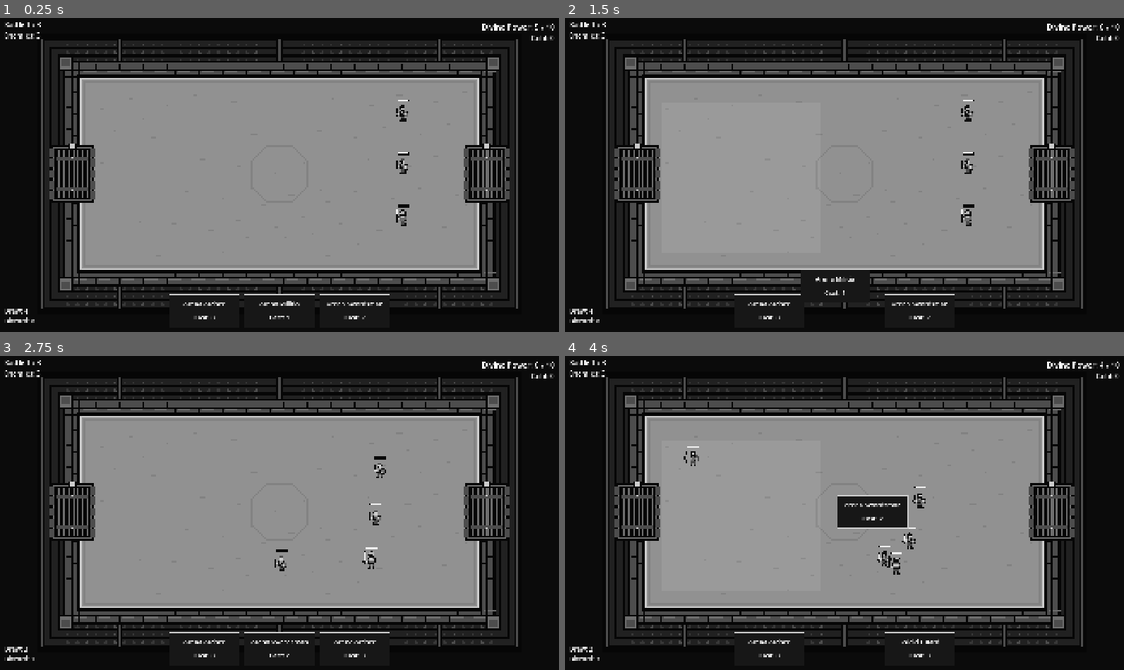
Above: before the commit, frames 1-4 (two rows, left to right).
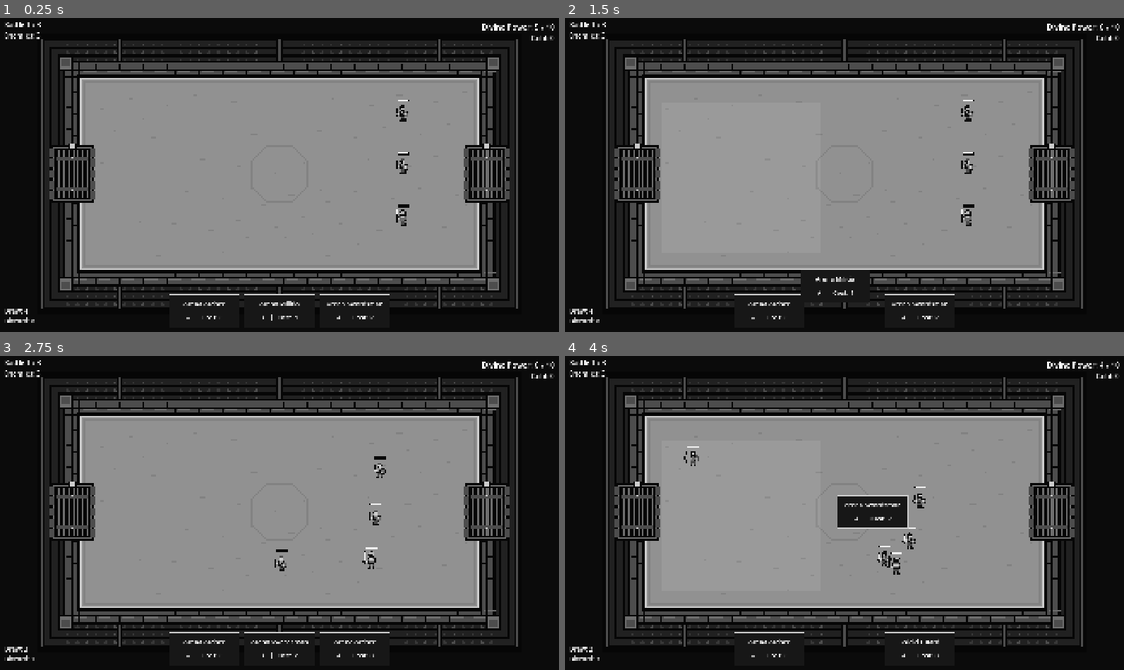
Above: after the commit, the same moments.

Repository: JoshuaLi-hua/divine-coliseum
Game: Godot game, scene res://scenes/main/main.tscn
Two runs of this game, one before a commit and one after it. Both use one fixed random seed, a clock stepped at 60 frames per second and the inputs below.
Inputs (mouse positions are in pixels of both pictures, inside the frame that each line leads up to):
- Up to frame 1 (0.25 s): no input
- Up to frame 2 (1.5 s): tap Enter at 0.5 s; drag from (771, 310) to (900, 102) at 0.52 s; drag from (844, 310) to (816, 237) at 1.27 s
- Up to frame 3 (2.75 s): move the mouse to (279, 648) at 2.02 s; click (279, 648) at 2.17 s
- Up to frame 4 (4 s): drag from (917, 648) to (676, 462) at 2.77 s; drag from (844, 648) to (872, 513) at 3.52 s

The runs differ from the first frame. In frame 1, 0.1% of the frame differs, in the area x 33-67%, y 94-97%; in frame 2, 0.1%, in the area x 33-67%, y 86-96%; in frame 3, 0.1%; in frame 4, 0.1%.

Commit message:
Divine Coliseum - Step 17 Card Upgrade System

Diff:
--- a/scenes/arena/summon_region.gd
+++ b/scenes/arena/summon_region.gd
@@ -6,7 +6,7 @@
 	draw_rect(SUMMON_RECT, Color(1, 1, 1, 0.08))
 	draw_rect(SUMMON_RECT, Color(0.94, 0.94, 0.94, 0.8), false, 2.0)
 
-func try_summon(unit_scene: PackedScene, viewport_position: Vector2, cost: int) -> Unit:
+func try_summon(unit_scene: PackedScene, viewport_position: Vector2, cost: int, card_data: CardData = null, upgrade_level: int = 1) -> Unit:
 	var world_position: Vector2 = get_canvas_transform().affine_inverse() * viewport_position
 	if not SUMMON_RECT.has_point(to_local(world_position)) or unit_scene == null:
 		return null
@@ -20,6 +20,8 @@
 		instance.free()
 		return null
 	summoned.team = Unit.Team.PLAYER
+	if card_data != null:
+		card_data.apply_summon_stats(summoned, upgrade_level)
 	summoned.position = get_parent().to_local(world_position)
 	get_parent().add_child(summoned)
 	return summoned
--- a/scenes/cards/arena_archer.tres
+++ b/scenes/cards/arena_archer.tres
@@ -6,3 +6,5 @@
 display_name = "Arena Archer"
 divine_power_cost = 3
 unit_scene = ExtResource("2")
+health_by_level = Array[int]([55, 70, 90])
+damage_by_level = Array[int]([12, 15, 18])
--- a/scenes/cards/arena_militia.tres
+++ b/scenes/cards/arena_militia.tres
@@ -6,3 +6,5 @@
 display_name = "Arena Militia"
 divine_power_cost = 1
 unit_scene = ExtResource("2")
+health_by_level = Array[int]([50, 65, 80])
+damage_by_level = Array[int]([8, 10, 12])
--- a/scenes/cards/arena_swordsman.tres
+++ b/scenes/cards/arena_swordsman.tres
@@ -6,3 +6,5 @@
 display_name = "Arena Swordsman"
 divine_power_cost = 2
 unit_scene = ExtResource("2")
+health_by_level = Array[int]([90, 115, 145])
+damage_by_level = Array[int]([14, 17, 21])
--- a/scenes/cards/card.gd
+++ b/scenes/cards/card.gd
@@ -4,6 +4,7 @@
 signal dragging_changed(active: bool)
 signal dropped(card: SummonCard, viewport_position: Vector2)
 @export var data: CardData
+var upgrade_level: int = 1
 var card_id: int = -1
 var consumed: bool = false
 var interaction_locked: bool = false
@@ -13,7 +14,7 @@
 
 func _ready() -> void:
 	$Name.text = data.display_name
-	$Cost.text = "Cost: %d" % data.divine_power_cost
+	$Cost.text = "★".repeat(upgrade_level) + "  |  Cost: %d" % data.divine_power_cost
 
 func _gui_input(event: InputEvent) -> void:
 	if event is InputEventMouseButton and event.button_index == MOUSE_BUTTON_LEFT and event.pressed and not consumed and not interaction_locked:
--- a/scenes/cards/card_data.gd
+++ b/scenes/cards/card_data.gd
@@ -4,3 +4,20 @@
 @export var display_name: String = "Unit"
 @export var divine_power_cost: int = 0
 @export var unit_scene: PackedScene
+
+# Immutable per-type profiles, indexed by star level minus one.
+@export var health_by_level: Array[int] = []
+@export var damage_by_level: Array[int] = []
+@export var block_by_level: Array[float] = []
+
+func apply_summon_stats(unit: Unit, level: int) -> void:
+	assert(not unit.is_inside_tree())
+	var index: int = clampi(level, 1, 3) - 1
+	if index < health_by_level.size():
+		unit.max_health = health_by_level[index]
+	if index < damage_by_level.size():
+		unit.attack_damage = damage_by_level[index]
+	if index < block_by_level.size():
+		unit.frontal_damage_reduction = block_by_level[index]
+	unit.current_health = unit.max_health
+	unit.set_meta("upgrade_level", index + 1)
--- a/scenes/cards/combat_deck.gd
+++ b/scenes/cards/combat_deck.gd
@@ -2,6 +2,9 @@
 extends RefCounted
 ## Each integer identifies a physical card copy; definitions may be shared.
 const HAND_SIZE: int = 3
+const MAX_UPGRADE_LEVEL: int = 3
+# Run-specific state keyed by the same immutable ID as definitions/piles.
+var _upgrade_levels: Dictionary[int, int] = {}
 var definitions: Array[CardData] = []
 var draw_pile: Array[int] = []
 var hand: Array[int] = []
@@ -9,10 +12,12 @@
 
 func initialize(cards: Array[CardData]) -> void:
 	definitions = cards.duplicate()
+	_upgrade_levels.clear()
 	draw_pile.clear()
 	hand.clear()
 	discard_pile.clear()
 	for id: int in range(definitions.size()):
+		_upgrade_levels[id] = 1
 		draw_pile.append(id)
 	draw_pile.shuffle()
 	_draw_to_hand()
@@ -38,6 +43,7 @@
 	# Definitions are append-only: the next index is always a fresh logical ID.
 	var card_id: int = definitions.size()
 	definitions.append(data)
+	_upgrade_levels[card_id] = 1
 	discard_pile.append(card_id)
 	return card_id
 
@@ -60,6 +66,30 @@
 	discard_pile.erase(id)
 	# Keep the index reserved forever; surviving IDs never shift.
 	definitions[id] = null
+	_upgrade_levels.erase(id)
 	if was_in_hand:
 		_draw_to_hand()
 	return true
+
+func get_upgrade_level(id: int) -> int:
+	return _upgrade_levels.get(id, 0)
+
+func can_upgrade(id: int) -> bool:
+	return get_upgrade_level(id) > 0 and get_upgrade_level(id) < MAX_UPGRADE_LEVEL
+
+func upgrade_card(id: int) -> bool:
+	if not can_upgrade(id):
+		return false
+	_upgrade_levels[id] += 1
+	return true
+
+func has_upgradeable_cards() -> bool:
+	for id: int in _upgrade_levels:
+		if can_upgrade(id):
+			return true
+	return false
+
+func card_caption(id: int) -> String:
+	if not _upgrade_levels.has(id):
+		return ""
+	return definitions[id].display_name + " " + "★".repeat(get_upgrade_level(id))
--- a/scenes/cards/ironbound_knight.tres
+++ b/scenes/cards/ironbound_knight.tres
@@ -6,3 +6,5 @@
 display_name = "Ironbound Knight"
 divine_power_cost = 3
 unit_scene = ExtResource("2")
+health_by_level = Array[int]([180, 220, 270])
+damage_by_level = Array[int]([17, 21, 26])
--- a/scenes/cards/shield_guard.tres
+++ b/scenes/cards/shield_guard.tres
@@ -6,3 +6,6 @@
 display_name = "Shield Guard"
 divine_power_cost = 3
 unit_scene = ExtResource("2")
+health_by_level = Array[int]([180, 220, 270])
+damage_by_level = Array[int]([7, 8, 10])
+block_by_level = Array[float]([0.5, 0.55, 0.6])
--- a/scenes/ui/combat_ui.gd
+++ b/scenes/ui/combat_ui.gd
@@ -3,6 +3,7 @@
 const REWARD_OVERLAY = preload("res://scenes/ui/reward_overlay.gd")
 var _reward: Control
 const SHOP_OVERLAY = preload("res://scenes/ui/shop_overlay.gd")
+const UPGRADE_COST: int = 75
 const SHOP_PRICES: Array[int] = [60, 90, 80]
 var _shop: Control
 var _purchased: Array[bool] = [false, false, false]
@@ -34,6 +35,8 @@
 	_shop.purchase_requested.connect(_buy_card)
 	_shop.removal_requested.connect(_open_removal)
 	_shop.card_removal_requested.connect(_remove_card)
+	_shop.upgrade_requested.connect(_open_upgrade)
+	_shop.card_upgrade_requested.connect(_upgrade_card)
 	_shop.leave_requested.connect(_battle.leave_shop)
 	deck.initialize([KNIGHT, MILITIA, MILITIA, SWORDSMAN, GUARD, ARCHER, ARCHER])
 	_rebuild_hand()
@@ -53,6 +56,7 @@
 		var card: SummonCard = CARD_SCENE.instantiate()
 		card.card_id = deck.hand[slot]
 		card.data = deck.definitions[card.card_id]
+		card.upgrade_level = deck.get_upgrade_level(card.card_id)
 		card.position = Vector2(float(slot) * 256.0 - (float(deck.hand.size()) * 256.0 - 16.0) / 2.0, 0)
 		_hand.add_child(card)
 		card.set_interaction_locked(_battle.between_battles)
@@ -64,7 +68,7 @@
 	if _battle.between_battles or card.consumed or not deck.hand.has(card.card_id):
 		return
 	var data: CardData = deck.definitions[card.card_id]
-	if _region.try_summon(data.unit_scene, viewport_position, data.divine_power_cost) == null:
+	if _region.try_summon(data.unit_scene, viewport_position, data.divine_power_cost, data, deck.get_upgrade_level(card.card_id)) == null:
 		return
 	deck.play(card.card_id)
 	# Finish the input callback before replacing its UI nodes.
@@ -107,7 +111,7 @@
 
 func _refresh_shop() -> void:
 	if is_instance_valid(_shop):
-		_shop.refresh(GameManager.gold, _purchased, deck.get_all_logical_cards().size())
+		_shop.refresh(GameManager.gold, _purchased, deck.get_all_logical_cards().size(), deck.has_upgradeable_cards())
 
 func _buy_card(index: int) -> void:
 	if not _battle.shop_open or _shop.selecting or index < 0 or index >= SHOP_PRICES.size() or _purchased[index]:
@@ -121,10 +125,10 @@
 
 func _open_removal() -> void:
 	if _battle.shop_open and GameManager.gold >= 50 and deck.get_all_logical_cards().size() > 3:
-		_shop.open_selection(deck.get_all_logical_cards())
+		_shop.open_selection(_selection_captions(false))
 
 func _remove_card(id: int) -> void:
-	if not _battle.shop_open or not _shop.selecting or GameManager.gold < 50:
+	if not _battle.shop_open or not _shop.selecting or _shop.selection_mode != "remove" or GameManager.gold < 50:
 		return
 	if not deck.remove_card_by_id(id):
 		return
@@ -132,3 +136,24 @@
 	_shop.close_selection()
 	_rebuild_hand()
 	_refresh_shop()
+
+func _selection_captions(upgrade_only: bool) -> Dictionary:
+	var captions: Dictionary = {}
+	for id: int in deck.get_all_logical_cards():
+		if not upgrade_only or deck.can_upgrade(id):
+			captions[id] = deck.card_caption(id)
+	return captions
+
+func _open_upgrade() -> void:
+	if _battle.shop_open and GameManager.gold >= UPGRADE_COST and deck.has_upgradeable_cards():
+		_shop.open_selection(_selection_captions(true), "upgrade")
+
+func _upgrade_card(id: int) -> void:
+	if not _battle.shop_open or not _shop.selecting or _shop.selection_mode != "upgrade" or GameManager.gold < UPGRADE_COST:
+		return
+	if not deck.upgrade_card(id):
+		return
+	GameManager.try_spend_gold(UPGRADE_COST)
+	_shop.close_selection()
+	_rebuild_hand()
+	_refresh_shop()
--- a/scenes/ui/shop_overlay.gd
+++ b/scenes/ui/shop_overlay.gd
@@ -3,10 +3,14 @@
 signal purchase_requested(index: int)
 signal removal_requested
 signal card_removal_requested(id: int)
+signal upgrade_requested
+signal card_upgrade_requested(id: int)
 signal leave_requested
 var offers: Array[Button] = []
 var gold_label: Label
 var remove_button: Button
+var upgrade_button: Button
+var selection_mode: String = ""
 var shop: VBoxContainer
 var selection: VBoxContainer
 var card_list: VBoxContainer
@@ -41,6 +45,8 @@
 		offers.append(button)
 	remove_button = _button("Remove a Card — 50 Gold", shop)
 	remove_button.pressed.connect(func() -> void: removal_requested.emit())
+	upgrade_button = _button("Upgrade a Card — 75 Gold", shop)
+	upgrade_button.pressed.connect(func() -> void: upgrade_requested.emit())
 	_button("Leave Shop", shop).pressed.connect(func() -> void: leave_requested.emit())
 	selection = VBoxContainer.new()
 	panel.add_child(selection)
@@ -70,24 +76,32 @@
 	parent.add_child(button)
 	return button
 
-func refresh(gold: int, purchased: Array[bool], deck_size: int) -> void:
+func refresh(gold: int, purchased: Array[bool], deck_size: int, can_upgrade: bool = false) -> void:
 	gold_label.text = "Gold: %d" % gold
 	for index: int in range(3):
 		offers[index].disabled = purchased[index] or gold < [60, 90, 80][index]
 	remove_button.disabled = gold < 50 or deck_size <= 3
+	upgrade_button.disabled = gold < 75 or not can_upgrade
 
-func open_selection(cards: Dictionary) -> void:
+func open_selection(cards: Dictionary, mode: String = "remove") -> void:
+	selection_mode = mode
 	for child: Node in card_list.get_children():
 		card_list.remove_child(child)
 		child.queue_free()
 	for id: int in cards:
-		var button := _button(cards[id].display_name, card_list)
-		button.pressed.connect(func() -> void: card_removal_requested.emit(id))
+		var button := _button(str(cards[id]), card_list)
+		button.pressed.connect(func() -> void:
+			if selection_mode == "upgrade":
+				card_upgrade_requested.emit(id)
+			else:
+				card_removal_requested.emit(id)
+		)
 	selecting = true
 	shop.hide()
 	selection.show()
 
 func close_selection() -> void:
 	selecting = false
+	selection_mode = ""
 	selection.hide()
 	shop.show()
